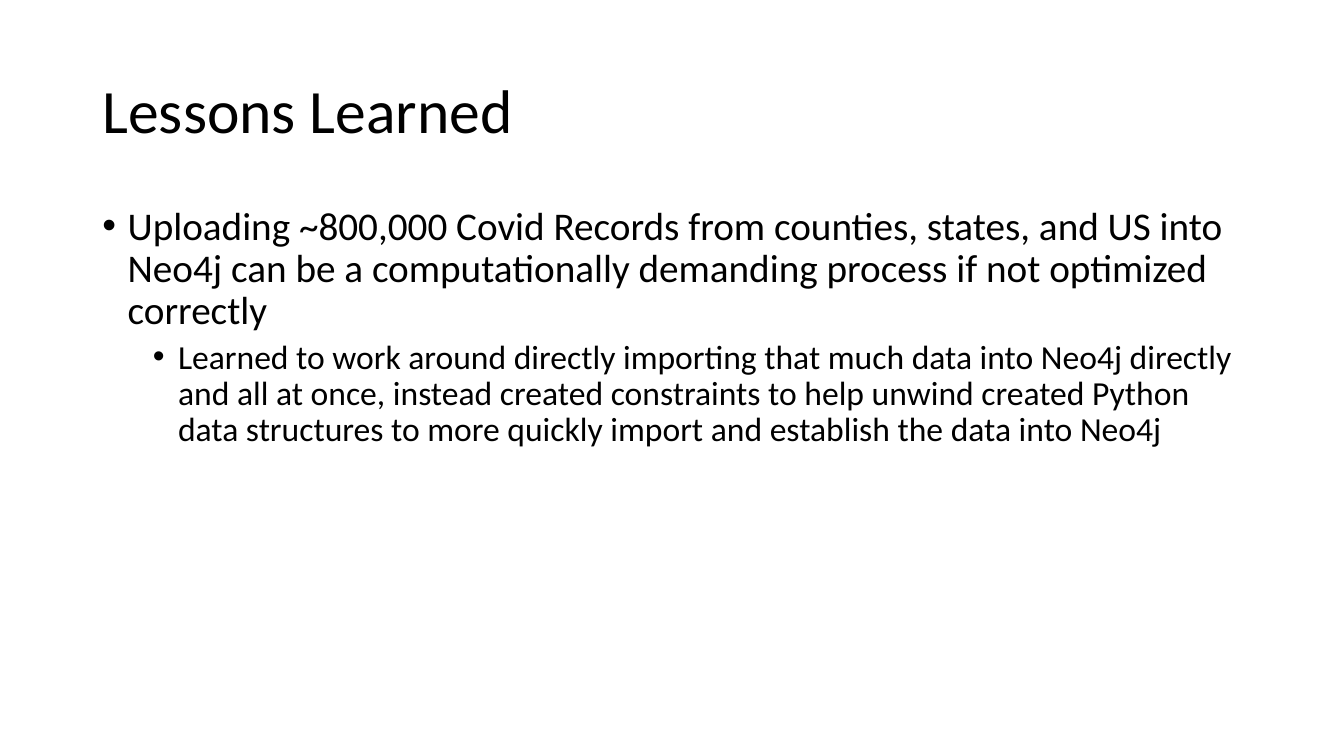
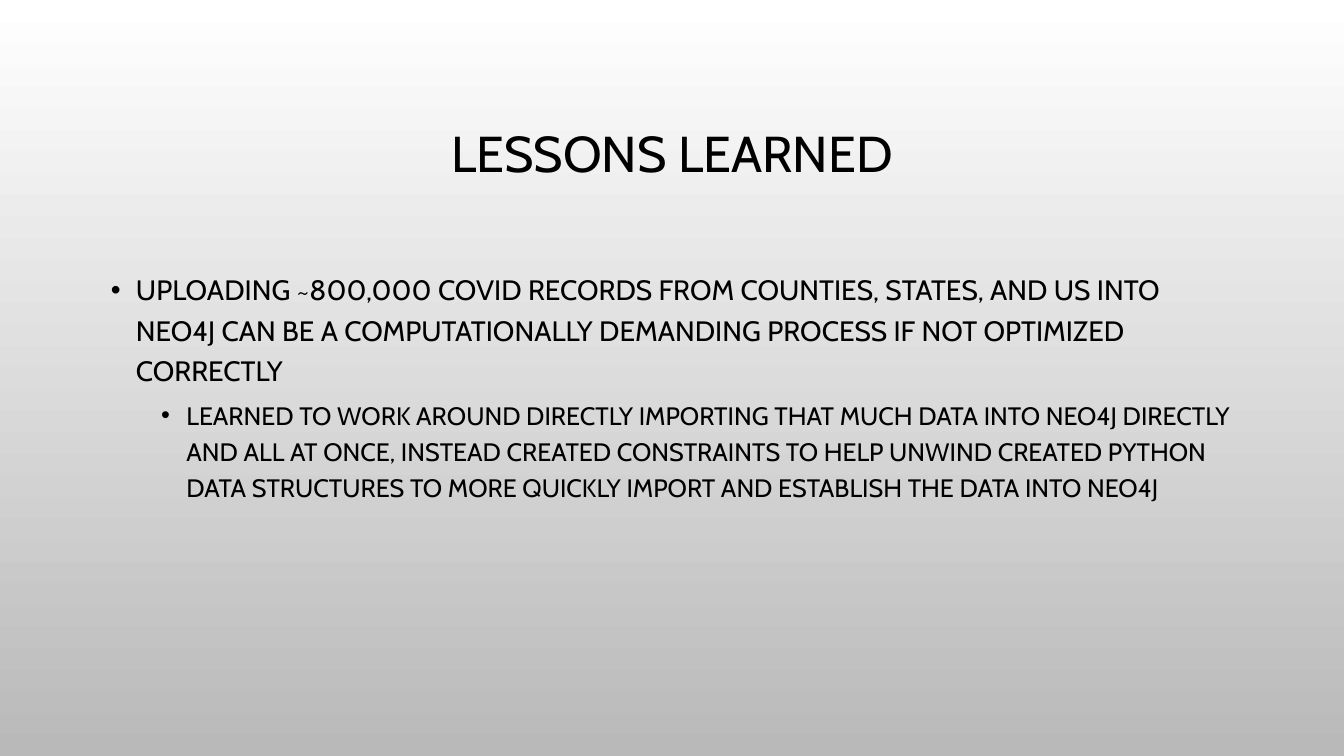
Before and after one commit to abpwrs/ece-5995-fa20-final-project, a slide deck: slide 11 of Final_presentation.pptx (slide 10 before the commit). Drawn at 1344x756 pixels with LibreOffice and Linux fonts; fonts in the diff are those of the drawing; background and template pictures are left out. Boxes give left, top, right and bottom in pixels: in the first picture for what was removed or moved away, otherwise in the second. Text is boxed around its words. In the diff, an @@ line names an element or a change of style, - is before the commit and + after.

```diff
--- a/Final_presentation.pptx
+++ b/Final_presentation.pptx
@@ background #FFFFFF to picture (left out) @@
@@ title at [451, 136, 893, 173]: text changed; size 44 to 36 pt; font Calibri to Cabin @@
-Lessons Learned
+LESSONS LEARNED
@@ text at [136, 280, 1230, 502]: text changed; size 24 to 18 pt; font Calibri to Cabin @@
-• Uploading ~800,000 Covid Records from counties, states, and US into Neo4j can be a computationally demanding process if not optimized correctly
-  • Learned to work around directly importing that much data into Neo4j directly and all at once, instead created constraints to help unwind created Python data structures to more quickly import and establish the data into Neo4j
+• UPLOADING ~800,000 COVID RECORDS FROM COUNTIES, STATES, AND US INTO NEO4J CAN BE A COMPUTATIONALLY DEMANDING PROCESS IF NOT OPTIMIZED CORRECTLY
+  • LEARNED TO WORK AROUND DIRECTLY IMPORTING THAT MUCH DATA INTO NEO4J DIRECTLY AND ALL AT ONCE, INSTEAD CREATED CONSTRAINTS TO HELP UNWIND CREATED PYTHON DATA STRUCTURES TO MORE QUICKLY IMPORT AND ESTABLISH THE DATA INTO NEO4J
```
Also in this commit, not shown: 10 other slides changed, 1 slide added.
